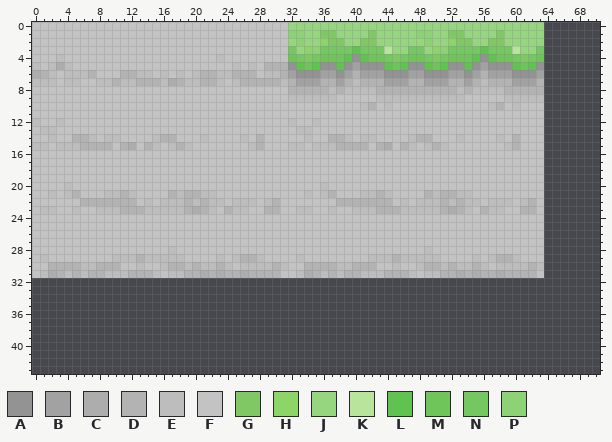
Two versions of one sprite sheet, assets/tileset0.png. The picture above is the old version.
The file is 512x512 pixels. Colours within 5 levels of each other are drawn and written as one. Shown: x 0..70, y 0..43.
Palette (. is transparent): A #939393  B #a2a2a2  C #adadad  D #b3b3b3  E #bdbdbd  F #c3c3c3  G #7fc863  H #8ed567  J #95d67e  K #b8e59c  L #60c350  M #70c55a  N #75c861  P #8dd376
Now the later version:
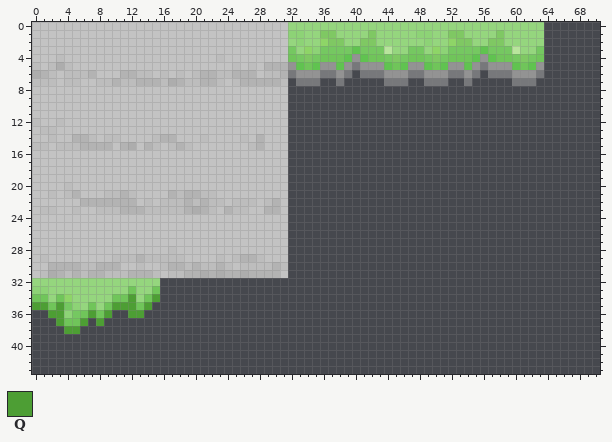
Colours new in this view: Q #4d9e34
From old to new:
{"colour":"B","old":"#a2a2a2","new":"#a2a2a289"}
{"y":6,"x":40,"old":"D","new":"."}
{"y":6,"x":56,"old":"D","new":"."}
{"y":7,"x":32,"old":"D","new":"."}
{"y":7,"x":36,"old":"DD","new":".."}
{"y":7,"x":39,"old":"DEDDD","new":"....."}
{"y":7,"x":47,"old":"DD","new":".."}
{"y":7,"x":52,"old":"DD","new":".."}
{"y":7,"x":55,"old":"DEDDD","new":"....."}
{"y":7,"x":63,"old":"D","new":"."}
{"y":8,"x":32,"old":"DDDDDEDEEEEDDDDDDDDDDEDEEEEDDDDD","new":"................................"}
{"y":9,"x":32,"old":"EEEEEEFFFFFEEEEEEEEEEEFFFFFEEEEE","new":"................................"}
{"y":10,"x":32,"old":"FFFFFFFFFEDFEFFFFFFFFFFFFEDFEFFF","new":"................................"}
{"y":11,"x":32,"old":"FFFFFFFFFFFFFFFFFFFFFFFFFFFFFFFF","new":"................................"}
{"y":12,"x":32,"old":"EFFEFFFFFFFFFFFFFFFFFFFFFFFFFFFF","new":"................................"}
{"y":13,"x":32,"old":"FEEFFFFFFFFFFFFFFFFFFFFFFFFFFFFF","new":"................................"}
{"y":14,"x":32,"old":"FFEFFDDEFEEFFFFEDDFFFEFFFFEFDFFF","new":"................................"}
{"y":15,"x":32,"old":"EEFEEEDDDDFDCFDEFEDEFFFFFFFEDFFF","new":"................................"}
{"y":16,"x":32,"old":"FFFFFFFFFFFFFFFFFFFFFFFFFFFFFFFF","new":"................................"}
{"y":17,"x":32,"old":"FFFFFFFFFFFFFFFFFFFFFFFFFFFFFFFF","new":"................................"}
{"y":18,"x":32,"old":"FFFFFFFFFFFFFFFFFFFFFFFFFFFFFFFF","new":"................................"}
{"y":19,"x":32,"old":"FFFFFFFFFFFFFFFFFFFFFFFFFFFFFFFF","new":"................................"}
{"y":20,"x":32,"old":"FFFFEFFFFFFFFFFFFFFFFFFFFFFFFFFF","new":"................................"}
{"y":21,"x":32,"old":"FFEFEDFFFEEDEFFFFDEDDEEFFFFFFFFF","new":"................................"}
{"y":22,"x":32,"old":"FFFFFFDDDDDDDFEFEEEDEDEEFEEEFEDF","new":"................................"}
{"y":23,"x":32,"old":"FEEFFEFFEEEDDDEEEEEDCDEFDEEFFDDF","new":"................................"}
{"y":24,"x":32,"old":"FFFFFFFFFFFFFFFFFFFFFFFFFFFFFFFF","new":"................................"}
{"y":25,"x":32,"old":"FFFFFFFFFFFFFFFFFFFFFFFFFFFFFFFF","new":"................................"}
{"y":26,"x":32,"old":"FFFFFFFFFFFFFFFFFFFFFFFFFFFFFFFF","new":"................................"}
{"y":27,"x":32,"old":"FFFFFFFFFFFFFFFFFFFFFFFFFFFFFFFF","new":"................................"}
{"y":28,"x":32,"old":"FFFFFFFFFFFFFFFFFEFFFFFFFFFFFFFF","new":"................................"}
{"y":29,"x":32,"old":"FEFFFFFFFFEEEDEEEEEFFFFEFEDDEFFF","new":"................................"}
{"y":30,"x":32,"old":"FFDDDDEEDDDFFEFFEDDEDEEDEFEEEEDE","new":"................................"}
{"y":31,"x":32,"old":"FECDEDEDDEEEDDDEFEEDDCDCDDCDDDDF","new":"................................"}
{"y":32,"x":0,"old":"................","new":"JJJJJJJJJJJJJJJJ"}
{"y":33,"x":0,"old":"................","new":"PPJJJJJJJJJJMJJM"}
{"y":34,"x":0,"old":"................","new":"MMJMHJJJJJMMQJMQ"}
{"y":35,"x":0,"old":"...............","new":"QQMQNPJMJMQQQMQ"}
{"y":36,"x":2,"old":"........","new":"QQPNMQMQ"}
{"y":36,"x":12,"old":"..","new":"QQ"}
{"y":37,"x":3,"old":"....","new":"QMMQ"}
{"y":37,"x":8,"old":".","new":"Q"}
{"y":38,"x":4,"old":"..","new":"QQ"}
{"label":"changed","picture_box":[288,62,544,278]}
{"label":"added","picture_box":[32,278,160,334]}
